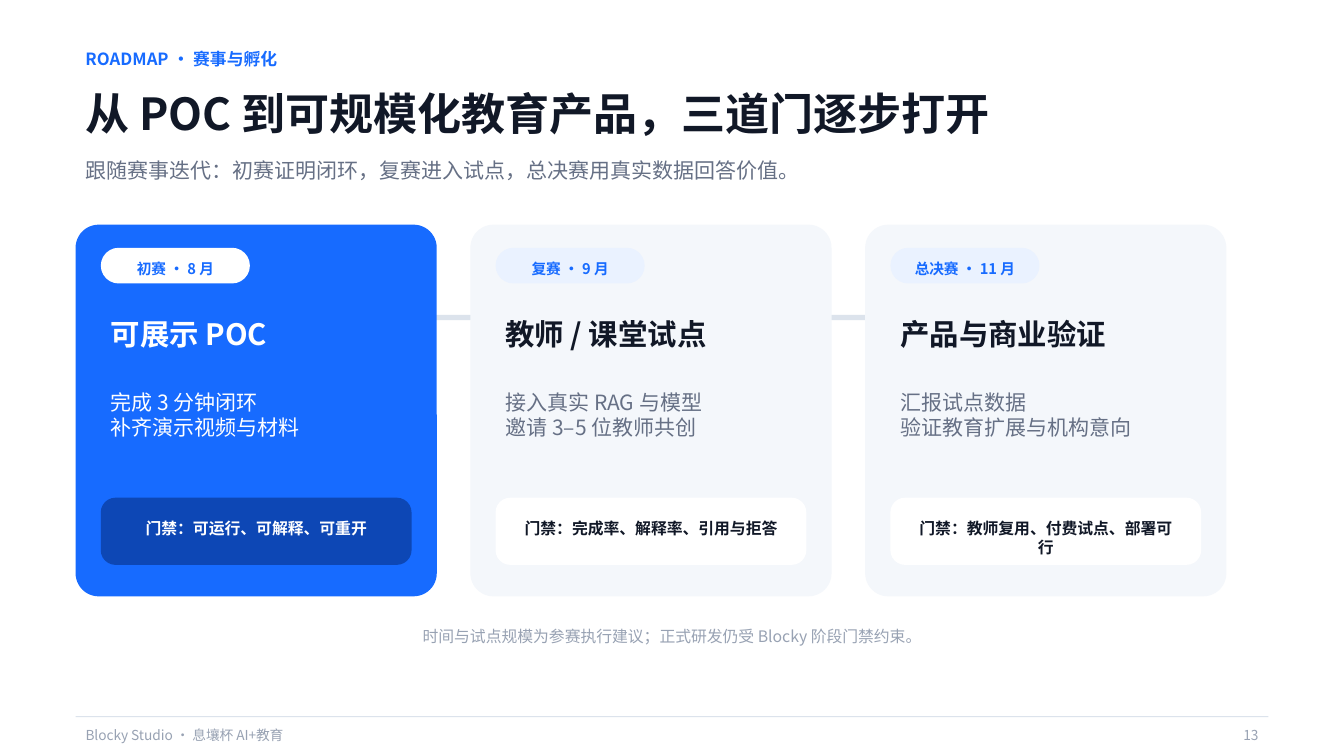
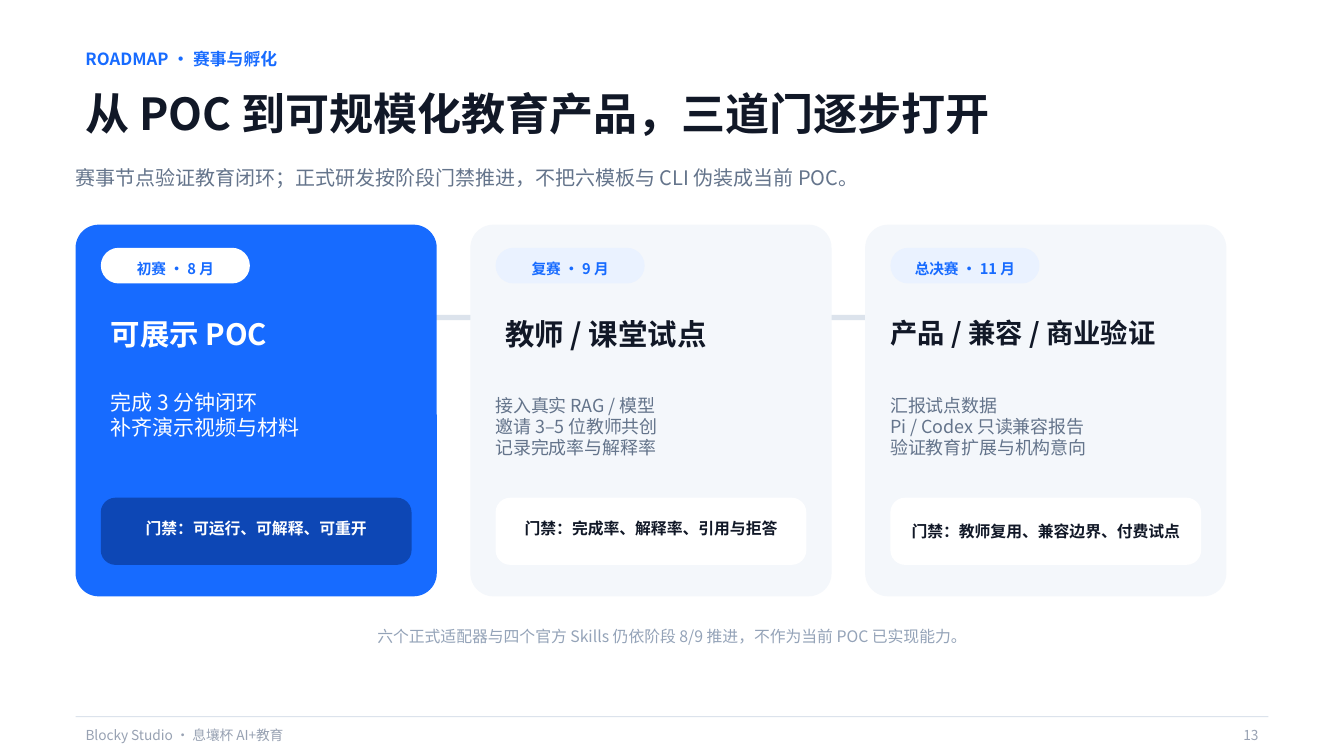
Before and after one commit to q2955161835-debug/Blocky-AI, a slide deck: slide 13 of PPT与商业计划书/Blocky-Studio-息壤杯-AI+教育.pptx. Drawn at 1344x756 pixels with LibreOffice and Linux fonts; fonts in the diff are those of the drawing. Boxes give left, top, right and bottom in pixels: in the first picture for what was removed or moved away, otherwise in the second. Text is boxed around its words. In the diff, an @@ line names an element or a change of style, - is before the commit and + after.

Commit message:
docs: enrich Blocky contest deck with compatibility templates

```diff
--- a/PPT与商业计划书/Blocky-Studio-息壤杯-AI+教育.pptx
+++ b/PPT与商业计划书/Blocky-Studio-息壤杯-AI+教育.pptx
@@ text at (76, 168, 858, 188): text changed; size 15 to 14.2 pt; text colour #667085 to #64748B @@
-跟随赛事迭代：初赛证明闭环，复赛进入试点，总决赛用真实数据回答价值。
+赛事节点验证教育闭环；正式研发按阶段门禁推进，不把六模板与 CLI 伪装成当前 POC。
@@ text at (890, 319, 1155, 346): text changed; size 21 to 19.5 pt @@
-产品与商业验证
+产品 / 兼容 / 商业验证
@@ text at (496, 397, 656, 414): text changed; size 15 to 12.8 pt; text colour #667085 to #64748B @@
-接入真实 RAG 与模型
+接入真实 RAG / 模型
@@ text at (496, 418, 657, 435): size 15 to 12.8 pt, text colour #667085 to #64748B in "邀请 3–5 位教师共创" @@
@@ text at (890, 418, 1084, 435): paragraph added @@
+Pi / Codex 只读兼容报告
@@ text at (890, 397, 1086, 456): size 15 to 12.8 pt, text colour #667085 to #64748B in "汇报试点数据", "验证教育扩展与机构意向" @@
@@ text at (496, 439, 656, 456): paragraph added @@
+记录完成率与解释率
@@ text at (912, 523, 1180, 539): text changed @@
-门禁：教师复用、付费试点、部署可行
+门禁：教师复用、兼容边界、付费试点
@@ vertical alignment top to middle in 6 elements at (890, 397, 1086, 456), (890, 319, 1155, 346), (496, 397, 657, 456), (912, 523, 1180, 539), (76, 168, 858, 188), (377, 629, 967, 645) @@
@@ text at (377, 629, 967, 645): text changed; text colour #98A2B3 to #94A3B8 @@
-时间与试点规模为参赛执行建议；正式研发仍受 Blocky 阶段门禁约束。
+六个正式适配器与四个官方 Skills 仍依阶段 8/9 推进，不作为当前 POC 已实现能力。
```
Also in this commit, not shown: 4 other slides changed, 1 slide added, 1 slide removed, 1 other file.
